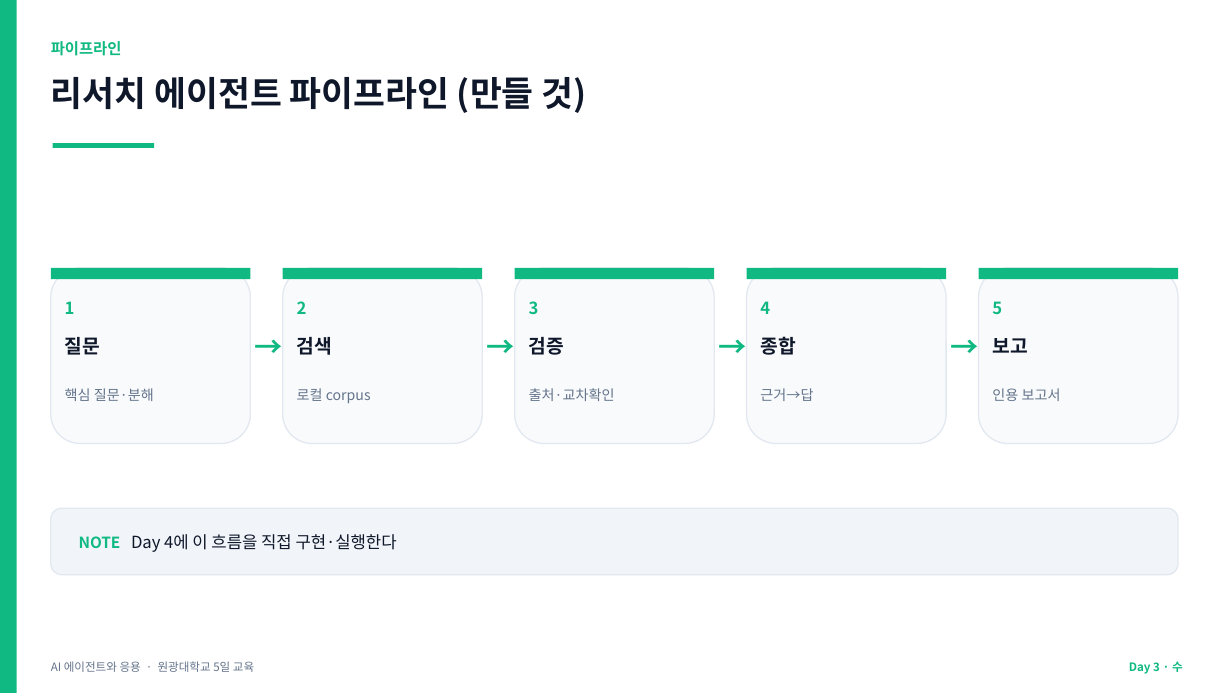
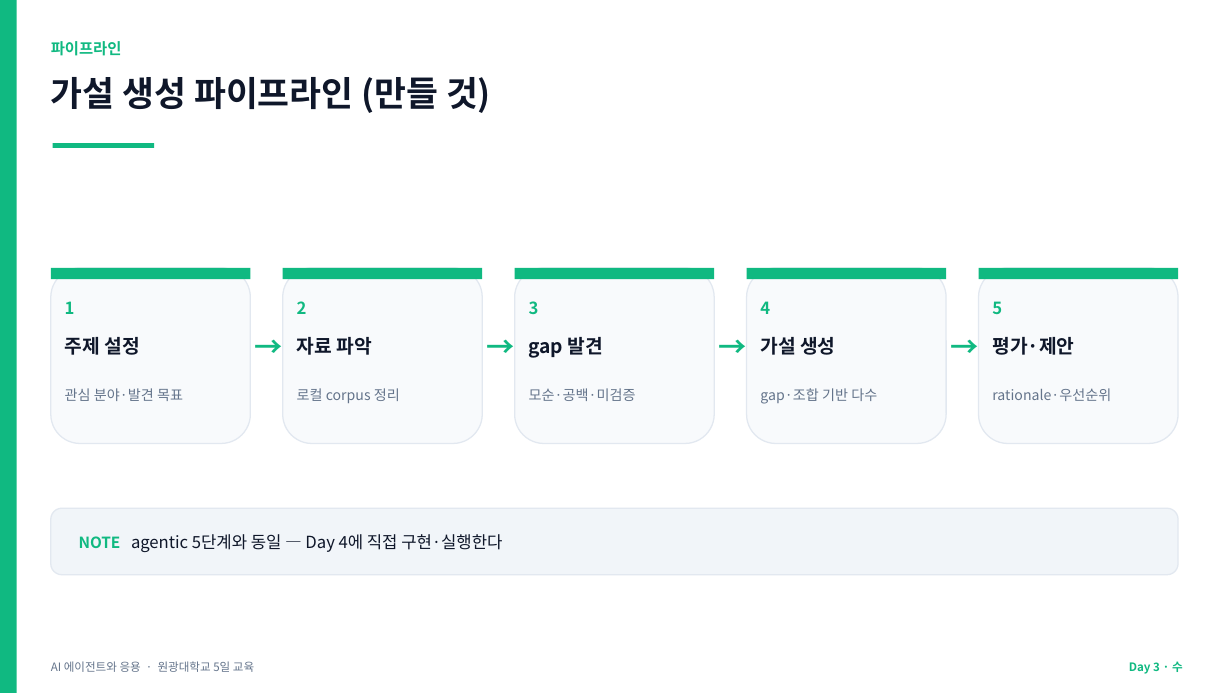
Before and after one commit to jyshin-22/wku-ai-agent-program, a slide deck: slide 23 of slides/day3.pptx. Drawn at 1232x693 pixels with LibreOffice and Linux fonts; fonts in the diff are those of the drawing. Boxes give left, top, right and bottom in pixels: in the first picture for what was removed or moved away, otherwise in the second. Text is boxed around its words. In the diff, an @@ line names an element or a change of style, - is before the commit and + after.

```diff
--- a/slides/day3.pptx
+++ b/slides/day3.pptx
@@ text at bbox=[51, 77, 491, 113]: text changed @@
-리서치 에이전트 파이프라인 (만들 것)
+가설 생성 파이프라인 (만들 것)
@@ text at bbox=[65, 337, 139, 355]: text changed @@
-질문
+주제 설정
@@ text at bbox=[297, 337, 371, 355]: text changed @@
-검색
+자료 파악
@@ text at bbox=[529, 337, 603, 358]: text changed @@
-검증
+gap 발견
@@ text at bbox=[760, 337, 835, 355]: text changed @@
-종합
+가설 생성
@@ text at bbox=[992, 337, 1074, 355]: text changed @@
-보고
+평가·제안
@@ text at bbox=[65, 388, 183, 401]: text changed @@
-핵심 질문·분해
+관심 분야·발견 목표
@@ text at bbox=[297, 388, 400, 403]: text changed @@
-로컬 corpus
+로컬 corpus 정리
@@ text at bbox=[529, 388, 636, 401]: text changed @@
-출처·교차확인
+모순·공백·미검증
@@ text at bbox=[760, 388, 877, 404]: text changed @@
-근거→답
+gap·조합 기반 다수
@@ text at bbox=[992, 388, 1111, 401]: text changed @@
-인용 보고서
+rationale·우선순위
@@ text at bbox=[79, 534, 502, 552]: text changed @@
-NOTE Day 4에 이 흐름을 직접 구현·실행한다
+NOTE agentic 5단계와 동일 — Day 4에 직접 구현·실행한다
```
Also in this commit, not shown: 4 other slides changed, 18 other files.
